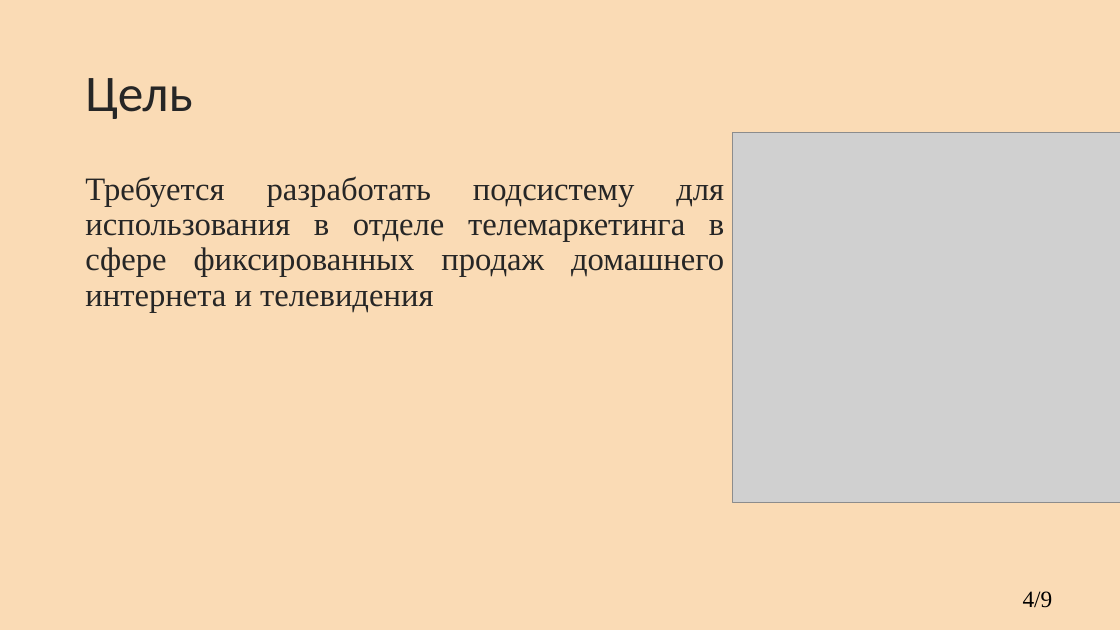
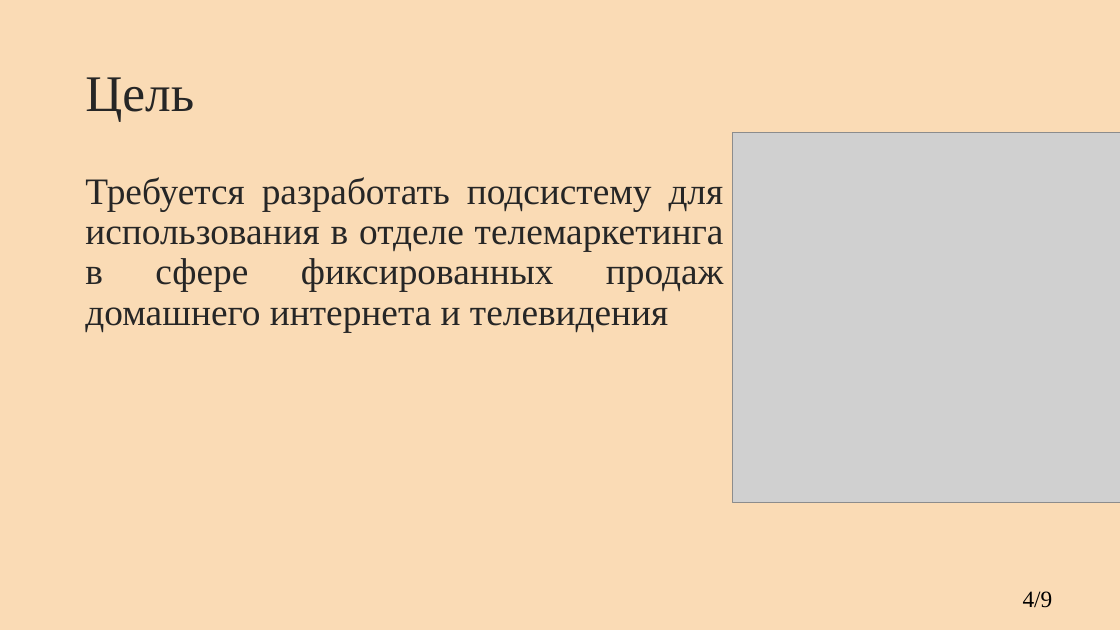
Before and after one commit to kkerra/CourseProject, a slide deck: slide 4 of кп.pptx. Drawn at 1120x630 pixels with LibreOffice and Linux fonts; fonts in the diff are those of the drawing; grey boxes stand for pictures; background and template pictures are left out. Boxes give left, top, right and bottom in pixels: in the first picture for what was removed or moved away, otherwise in the second. Text is boxed around its words. In the diff, an @@ line names an element or a change of style, - is before the commit and + after.

```diff
--- a/кп.pptx
+++ b/кп.pptx
@@ title "Цель" at box(85, 77, 194, 121): font Calibri to Times New Roman @@
@@ text "Требуется разработать подсистему для использования ..." at box(85, 177, 724, 332): size 28 to 32 pt @@
```
Also in this commit, not shown: 8 other slides changed, 1 other file.
